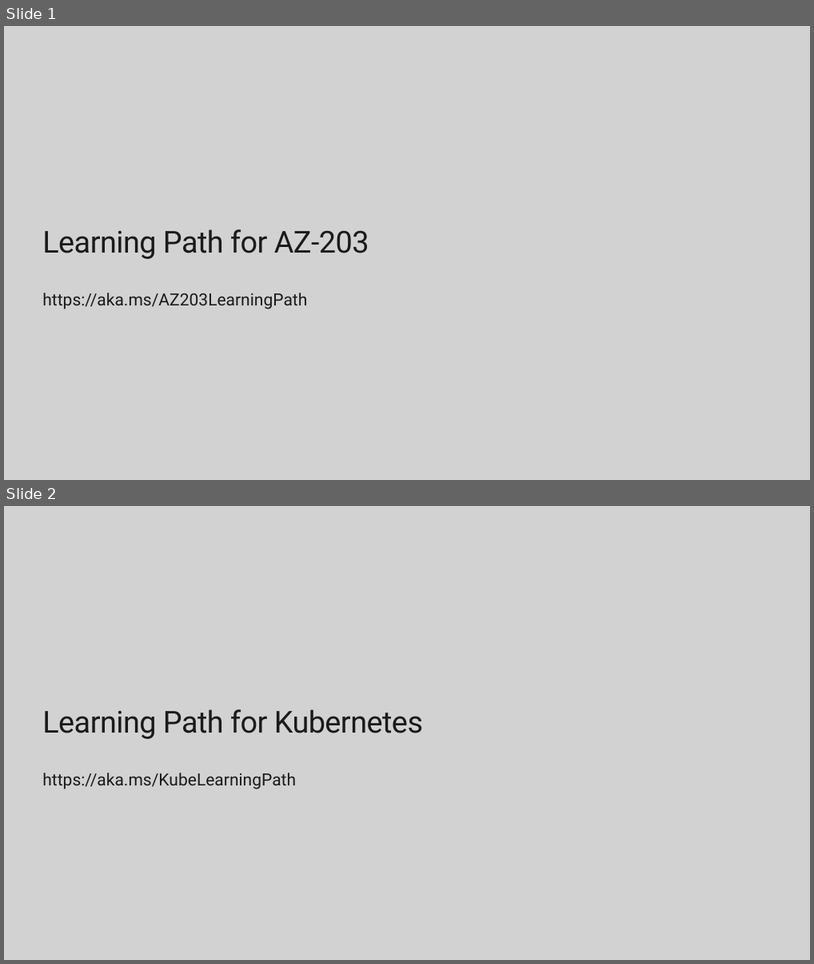
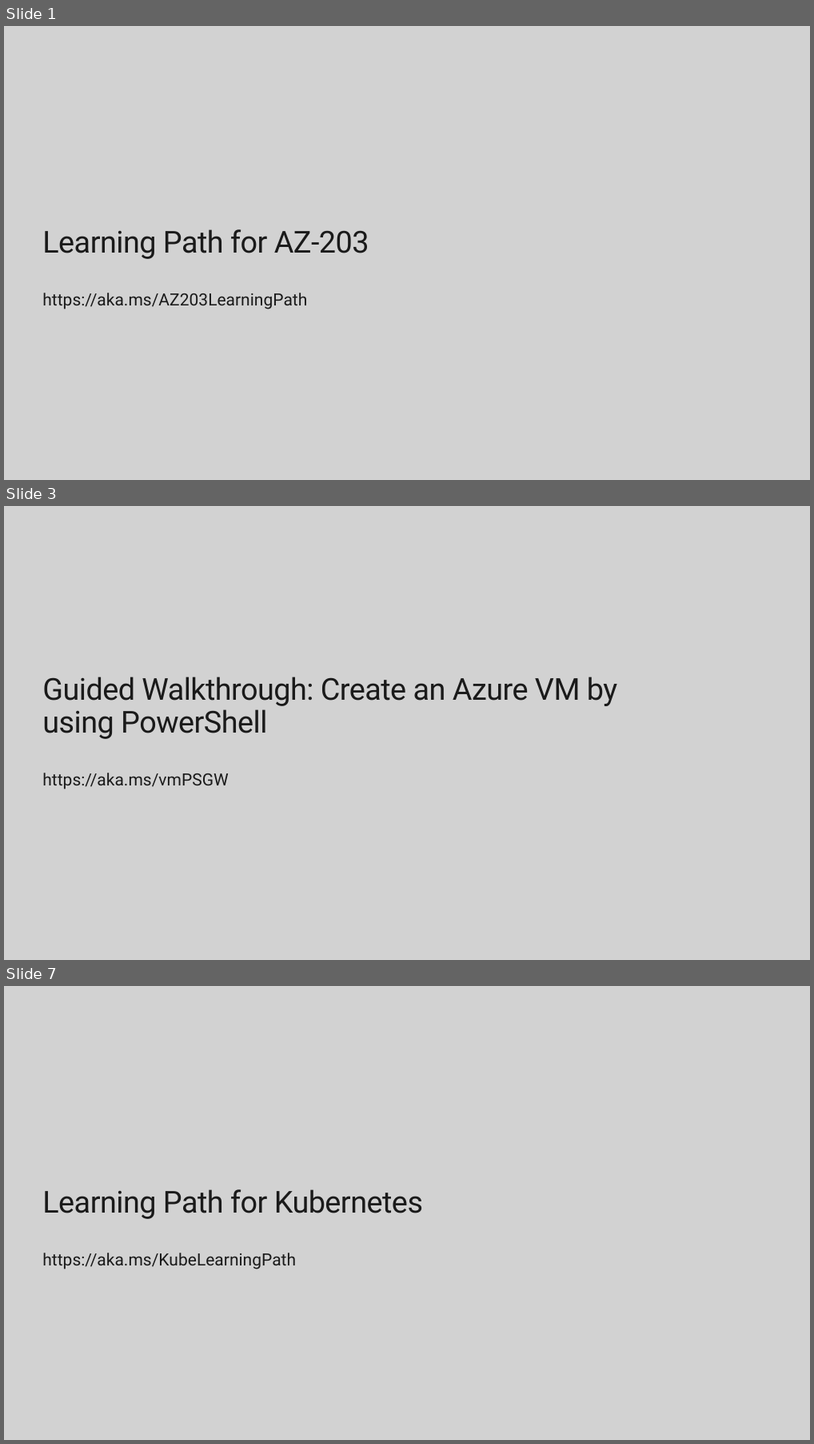
Before and after one commit to ClarkDRC/AZ203Walkthroughs, a slide deck: Guided Walkthrough.pptx. Shown one above the other, each under a label of ours: slides 1 and 2 before the commit, slides 1, 3 and 7 after it; the slides between them are not shown. The pictures are 814x964 and 814x1444 pixels, drawn with LibreOffice and Linux fonts; fonts in the diff are those of the drawing; background and template pictures are left out. Boxes give left, top, right and bottom in pixels: in the first picture for what was removed or moved away, otherwise in the second. Text is boxed around its words. In the diff, an @@ line names an element or a change of style, - is before the commit and + after.

```diff
--- a/Guided Walkthrough.pptx
+++ b/Guided Walkthrough.pptx
@@ slide 3 added at (4,506,810,960), background #D2D2D2 @@
@@ title added at (42,676,618,739), 36 pt, text #1A1A1A @@
+Guided Walkthrough: Create an Azure VM by using PowerShell
@@ text added at (42,772,228,789), 20 pt, text #1A1A1A @@
+https://aka.ms/vmPSGW
@@ what was slide 2 is now slide 7 @@
```
Also in this commit, not shown: 7 slides changed, 6 other slides added.
